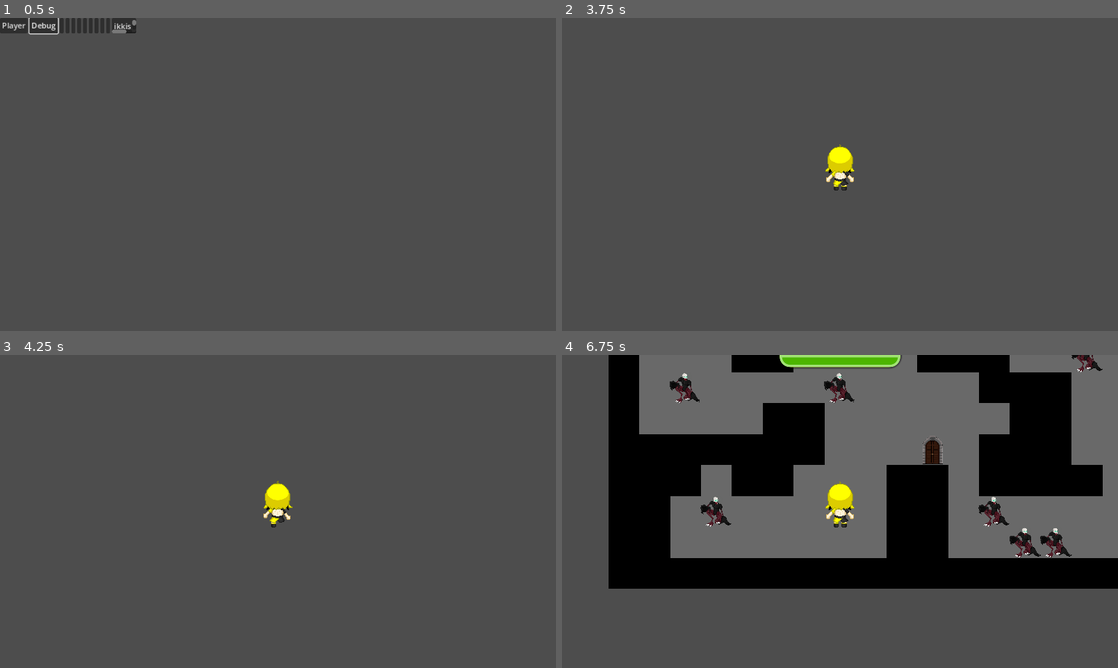
Above: before the commit, frames 1-4 (two rows, left to right).
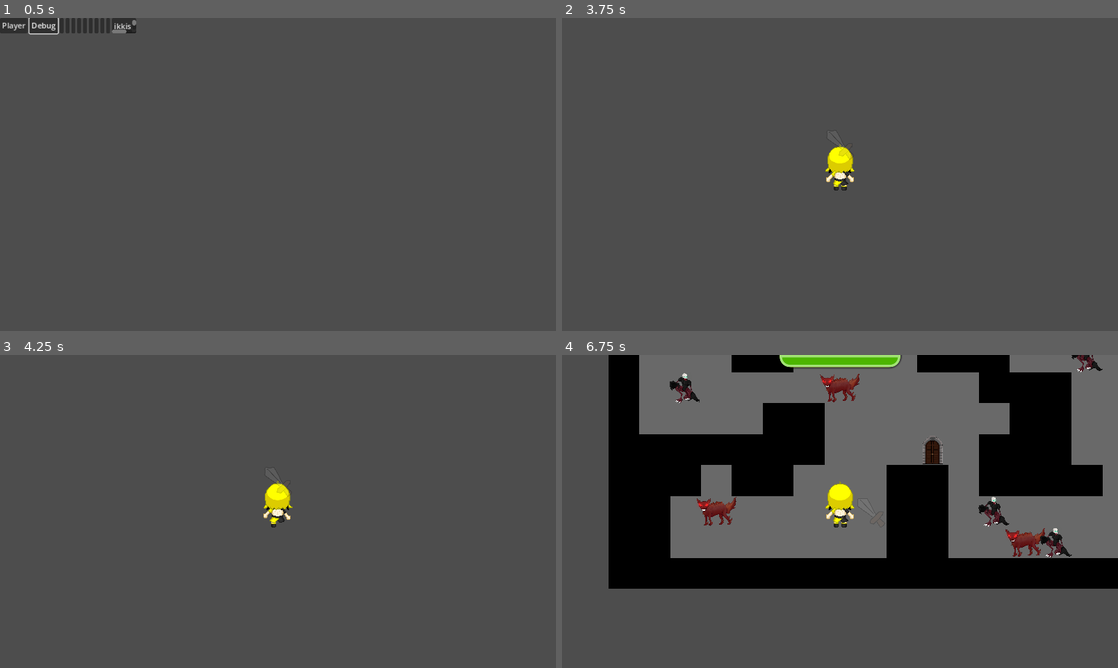
Above: after the commit, the same moments.

Repository: Where-is-my-input/Azenx-Tower
Game: Godot game, scene res://code/main.tscn
Two runs of this game, one before a commit and one after it. Both use one fixed random seed, a clock stepped at 60 frames per second and the inputs below.
Inputs:
- Up to frame 1 (0.5 s): no input
- Up to frame 2 (3.75 s): click "Player" at 0.5 s; tap Enter at 1.25 s; hold D (right) 1.28-2.03 s; hold Z (attack) 1.28-2.03 s; hold S (down) 2.03-2.78 s; tap Z (attack) at 2.1, 3.05 s; hold D (right) 2.78-3.53 s; hold 2 (doorCoordinates) 2.78-3.53 s; hold W (up) from 3.53 s (still down); tap N (frameAdvance) at 3.6 s
- Up to frame 3 (4.25 s): keep holding W (up); tap Z (attack) at 3.8 s
- Up to frame 4 (6.75 s): release W (up) at 4.28 s; hold 1 (godMode) 4.28-5.03 s; hold A (left) 4.28-5.78 s; tap Z (attack) at 4.55, 5.3, 6.05 s; tap = (zoomIn) at 5.1 s; tap Escape (reset) at 5.75 s; hold S (down) 5.78-6.5 s; hold - (zoomOut) 5.78-6.5 s; click "Debug" at 6.5 s

Frame 1 is identical in both runs. In frame 2, less than 0.1% of the frame differs, in the area x 49-53%, y 40-46%; in frame 3, less than 0.1%; in frame 4, 1.1%, in the area x 24-87%, y 5-65%.

Commit message:
Doggo and look around

Diff:
--- a/code/HUD/in_game_hud.gd
+++ b/code/HUD/in_game_hud.gd
@@ -8,6 +8,7 @@
 	door_coordinates.visible = false
 
 func update(player):
+	if player == null: return
 	progress_bar.value = player.hp
 
 func setDoorCoordinates(v):
--- a/code/debug/debug.gd
+++ b/code/debug/debug.gd
@@ -3,7 +3,10 @@
 @export var tile:Node2D
 const FLOOR_EXIT = preload("res://code/world/floor_exit.tscn")
 const PLAYER = preload("res://code/player/player.tscn")
+
 const ENEMY = preload("res://code/enemy/enemy.tscn")
+const SPIRIT_WOLF = preload("res://code/enemy/spirit_wolf.tscn")
+
 var playerSpawned = false
 var exitSpawned = false
 var exitFailSafePos
@@ -45,7 +48,11 @@
 	playerSpawned = true
 
 func spawnEnemy(pos):
-	spawn(ENEMY, pos)
+	match randi_range(0,1):
+		1:
+			spawn(SPIRIT_WOLF, pos)
+		_:
+			spawn(ENEMY, pos)
 
 func spawnExit(pos, forceSpawn = false):
 	exitFailSafePos = pos
--- a/code/enemy/enemy.tscn
+++ b/code/enemy/enemy.tscn
@@ -5,10 +5,39 @@
 [ext_resource type="Texture2D" uid="uid://bshnfbnvdeny2" path="res://assets/sprites/slash.png" id="3_1yt8w"]
 
 [sub_resource type="RectangleShape2D" id="RectangleShape2D_8b82y"]
+resource_local_to_scene = true
 size = Vector2(62, 62)
 
 [sub_resource type="RectangleShape2D" id="RectangleShape2D_n75v2"]
+resource_local_to_scene = true
 size = Vector2(96, 96)
+
+[sub_resource type="Animation" id="Animation_eewp8"]
+length = 0.001
+tracks/0/type = "value"
+tracks/0/imported = false
+tracks/0/enabled = true
+tracks/0/path = NodePath("cbEnemy/sprHit:visible")
+tracks/0/interp = 1
+tracks/0/loop_wrap = true
+tracks/0/keys = {
+"times": PackedFloat32Array(0),
+"transitions": PackedFloat32Array(1),
+"update": 1,
+"values": [false]
+}
+tracks/1/type = "value"
+tracks/1/imported = false
+tracks/1/enabled = true
+tracks/1/path = NodePath("cbEnemy/sprEnemy:visible")
+tracks/1/interp = 1
+tracks/1/loop_wrap = true
+tracks/1/keys = {
+"times": PackedFloat32Array(0),
+"transitions": PackedFloat32Array(1),
+"update": 1,
+"values": [false]
+}
 
 [sub_resource type="Animation" id="Animation_birvk"]
 resource_name = "getHit"
@@ -37,33 +66,6 @@
 "transitions": PackedFloat32Array(1, 1, 1, 1, 1, 1),
 "update": 1,
 "values": [false, true, false, true, false, true]
-}
-
-[sub_resource type="Animation" id="Animation_eewp8"]
-length = 0.001
-tracks/0/type = "value"
-tracks/0/imported = false
-tracks/0/enabled = true
-tracks/0/path = NodePath("cbEnemy/sprHit:visible")
-tracks/0/interp = 1
-tracks/0/loop_wrap = true
-tracks/0/keys = {
-"times": PackedFloat32Array(0),
-"transitions": PackedFloat32Array(1),
-"update": 1,
-"values": [false]
-}
-tracks/1/type = "value"
-tracks/1/imported = false
-tracks/1/enabled = true
-tracks/1/path = NodePath("cbEnemy/sprEnemy:visible")
-tracks/1/interp = 1
-tracks/1/loop_wrap = true
-tracks/1/keys = {
-"times": PackedFloat32Array(0),
-"transitions": PackedFloat32Array(1),
-"update": 1,
-"values": [false]
 }
 
 [sub_resource type="AnimationLibrary" id="AnimationLibrary_4764v"]
--- /dev/null
+++ b/code/enemy/spirit_wolf.tscn
@@ -0,0 +1,29 @@
+[gd_scene load_steps=6 format=3 uid="uid://bjrq5jrxiwxpi"]
+
+[ext_resource type="PackedScene" uid="uid://c3wkbrky7csoc" path="res://code/enemy/enemy.tscn" id="1_31m3u"]
+[ext_resource type="Texture2D" uid="uid://d3qebj6pg3vo" path="res://assets/sprites/mobs/GreatoDoggo.png" id="2_yhqpl"]
+
+[sub_resource type="RectangleShape2D" id="RectangleShape2D_u840u"]
+resource_local_to_scene = true
+size = Vector2(62, 62)
+
+[sub_resource type="RectangleShape2D" id="RectangleShape2D_jsrok"]
+resource_local_to_scene = true
+size = Vector2(32, 96)
+
+[sub_resource type="RectangleShape2D" id="RectangleShape2D_dqgtr"]
+size = Vector2(96, 32)
+
+[node name="spirit_wolf" instance=ExtResource("1_31m3u")]
+
+[node name="CollisionShape2D" parent="cbEnemy" index="0"]
+shape = SubResource("RectangleShape2D_u840u")
+
+[node name="sprEnemy" parent="cbEnemy" index="1"]
+texture = ExtResource("2_yhqpl")
+
+[node name="CollisionShape2D" parent="cbEnemy/detection" index="0"]
+shape = SubResource("RectangleShape2D_jsrok")
+
+[node name="CollisionShape2D2" type="CollisionShape2D" parent="cbEnemy/detection" index="1"]
+shape = SubResource("RectangleShape2D_dqgtr")
--- a/code/player/cb_2_player.gd
+++ b/code/player/cb_2_player.gd
@@ -14,9 +14,12 @@
 
 # Get the gravity from the project settings to be synced with RigidBody nodes.
 var gravity = ProjectSettings.get_setting("physics/2d/default_gravity")
-
+var move = false
 var pos = global_position
 var previousPosition = global_position
+
+var direction = Vector2(0,0)
+var dirLooking = Vector2(0,-1)
 
 func _ready():
 	weapon.global_position.x += 64
@@ -29,18 +32,26 @@
 	queue_free()
 
 func _physics_process(delta):
-	var direction = Vector2(Input.get_axis("left", "right"), Input.get_axis("up", "down"))
+	print(direction == dirLooking, " - ", tmr_movement_cooldown.is_stopped())
+	direction = Vector2(Input.get_axis("left", "right"), Input.get_axis("up", "down"))
 	if direction && tmr_movement_cooldown.is_stopped():
+		if direction == dirLooking:
+			move = true
+		else:
+			move = false
 		pos = global_position
 		previousPosition = global_position
 
-		if direction.x != 0:
-			position.x += SPEED * direction.x
-		else:
-			position.y += SPEED * direction.y
-		tmr_movement_cooldown.start(0.15)
+		if move:
+			if direction.x != 0:
+				position.x += SPEED * direction.x
+			else:
+				position.y += SPEED * direction.y
+		tmr_movement_cooldown.start(0.25)
+		dirLooking = direction
 	else:
 		velocity = Vector2(0,0)
+	#if move:
 	if move_and_slide():
 		if !Global.godMode:
 			#if global_position == previousPosition:
@@ -54,6 +65,7 @@
 		#if direction != Vector2(0,0) && !tmr_movement_cooldown.is_stopped(): Global.nextTurn.emit()
 	if snapped(pos, Vector2(1,1)) != snapped(global_position, Vector2(1,1)):
 		Global.nextTurn.emit()
+		#move = false
 		pos = global_position
 		#audio_move.play()
 		#swap = false
--- a/code/player/player.gd
+++ b/code/player/player.gd
@@ -4,3 +4,4 @@
 func enterFloor():
 	#cb_2_player.global_position = pos
 	process_mode = Node.PROCESS_MODE_INHERIT
+	Global.updateHUD.emit(cb_2_player)
--- /dev/null
+++ b/code/weapon/cs_attack.tscn
@@ -0,0 +1,16 @@
+[gd_scene load_steps=3 format=3 uid="uid://d1irf1eylk16h"]
+
+[ext_resource type="Texture2D" uid="uid://siloux7j7kms" path="res://assets/sprites/sword.png" id="1_w3eng"]
+
+[sub_resource type="RectangleShape2D" id="RectangleShape2D_c14rp"]
+size = Vector2(64, 64)
+
+[node name="csAttack" type="CollisionShape2D"]
+shape = SubResource("RectangleShape2D_c14rp")
+disabled = true
+debug_color = Color(0.995457, 0, 0.204908, 0.42)
+
+[node name="sprAttackHitbox" type="Sprite2D" parent="."]
+modulate = Color(1, 1, 1, 0.176471)
+scale = Vector2(0.145401, 0.145401)
+texture = ExtResource("1_w3eng")
--- a/code/weapon/weapon.gd
+++ b/code/weapon/weapon.gd
@@ -1,6 +1,6 @@
 extends Node2D
 @onready var animation_player: AnimationPlayer = $AnimationPlayer
-@onready var collision_shape_2d: CollisionShape2D = $hitbox/CollisionShape2D
+@onready var cs_attack: CollisionShape2D = $hitbox/csAttack
 
 @export var weaponName = "Axe"
 @export var atk = 5
@@ -16,4 +16,4 @@
 func _on_hitbox_body_entered(body) -> void:
 	if body.is_in_group("Enemy"):
 		body.getHit(atk)
-		collision_shape_2d.set_deferred("disabled", true)
+		cs_attack.set_deferred("disabled", true)
--- a/code/weapon/weapon.tscn
+++ b/code/weapon/weapon.tscn
@@ -1,9 +1,22 @@
 [gd_scene load_steps=6 format=3 uid="uid://cbc48nnocleha"]
 
 [ext_resource type="Script" path="res://code/weapon/weapon.gd" id="1_41b8g"]
+[ext_resource type="PackedScene" uid="uid://d1irf1eylk16h" path="res://code/weapon/cs_attack.tscn" id="2_fv7u2"]
 
-[sub_resource type="RectangleShape2D" id="RectangleShape2D_c14rp"]
-size = Vector2(64, 64)
+[sub_resource type="Animation" id="Animation_vsyov"]
+length = 0.001
+tracks/0/type = "value"
+tracks/0/imported = false
+tracks/0/enabled = true
+tracks/0/path = NodePath("hitbox/csAttack:disabled")
+tracks/0/interp = 1
+tracks/0/loop_wrap = true
+tracks/0/keys = {
+"times": PackedFloat32Array(0),
+"transitions": PackedFloat32Array(1),
+"update": 1,
+"values": [true]
+}
 
 [sub_resource type="Animation" id="Animation_4i2mw"]
 resource_name = "atk"
@@ -12,7 +25,7 @@
 tracks/0/type = "value"
 tracks/0/imported = false
 tracks/0/enabled = true
-tracks/0/path = NodePath("hitbox/CollisionShape2D:disabled")
+tracks/0/path = NodePath("hitbox/csAttack:disabled")
 tracks/0/interp = 1
 tracks/0/loop_wrap = true
 tracks/0/keys = {
@@ -20,21 +33,6 @@
 "transitions": PackedFloat32Array(1, 1),
 "update": 1,
 "values": [false, true]
-}
-
-[sub_resource type="Animation" id="Animation_vsyov"]
-length = 0.001
-tracks/0/type = "value"
-tracks/0/imported = false
-tracks/0/enabled = true
-tracks/0/path = NodePath("hitbox/CollisionShape2D:disabled")
-tracks/0/interp = 1
-tracks/0/loop_wrap = true
-tracks/0/keys = {
-"times": PackedFloat32Array(0),
-"transitions": PackedFloat32Array(1),
-"update": 1,
-"values": [true]
 }
 
 [sub_resource type="AnimationLibrary" id="AnimationLibrary_i8uic"]
@@ -48,10 +46,7 @@
 
 [node name="hitbox" type="Area2D" parent="."]
 
-[node name="CollisionShape2D" type="CollisionShape2D" parent="hitbox"]
-shape = SubResource("RectangleShape2D_c14rp")
-disabled = true
-debug_color = Color(0.995457, 0, 0.204908, 0.42)
+[node name="csAttack" parent="hitbox" instance=ExtResource("2_fv7u2")]
 
 [node name="AnimationPlayer" type="AnimationPlayer" parent="."]
 libraries = {
Binary file added: assets/sprites/mobs/GreatoDoggo.png
Not shown, added: assets/sprites/mobs/GreatoDoggo.png.import
Binary file added: assets/sprites/sword.png
Not shown, added: assets/sprites/sword.png.import
Not shown, added: code/player/plaB938.tmp
Not shown, added: code/player/plaCB67.tmp
